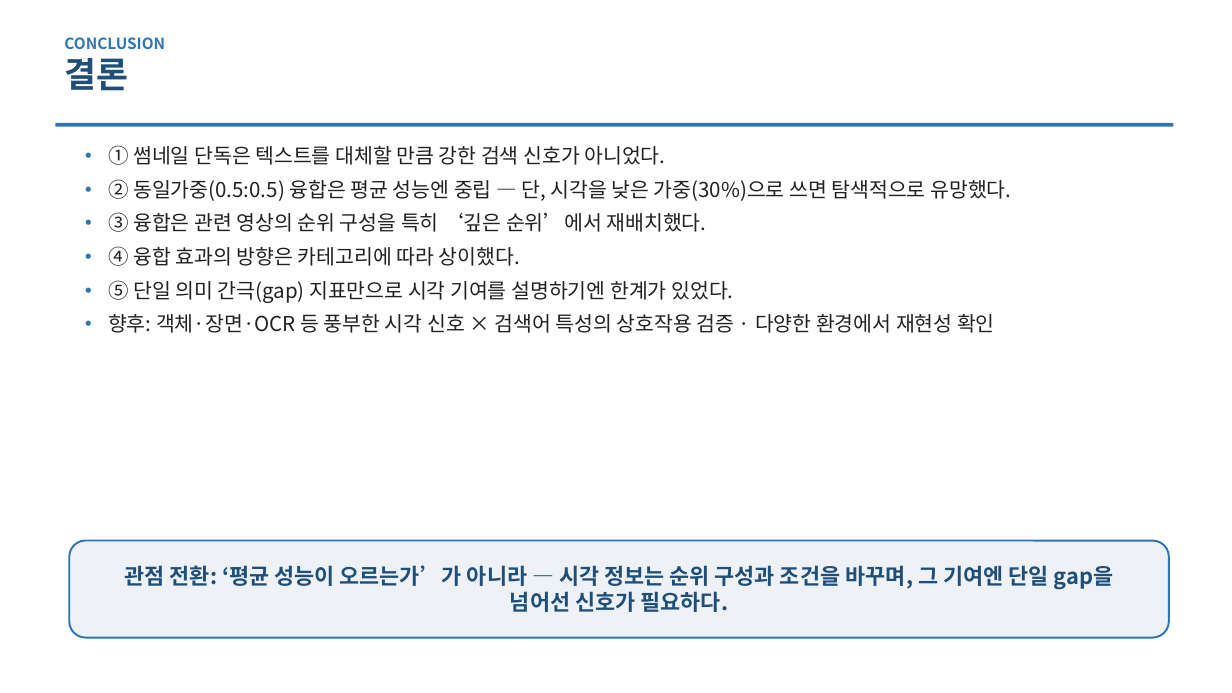
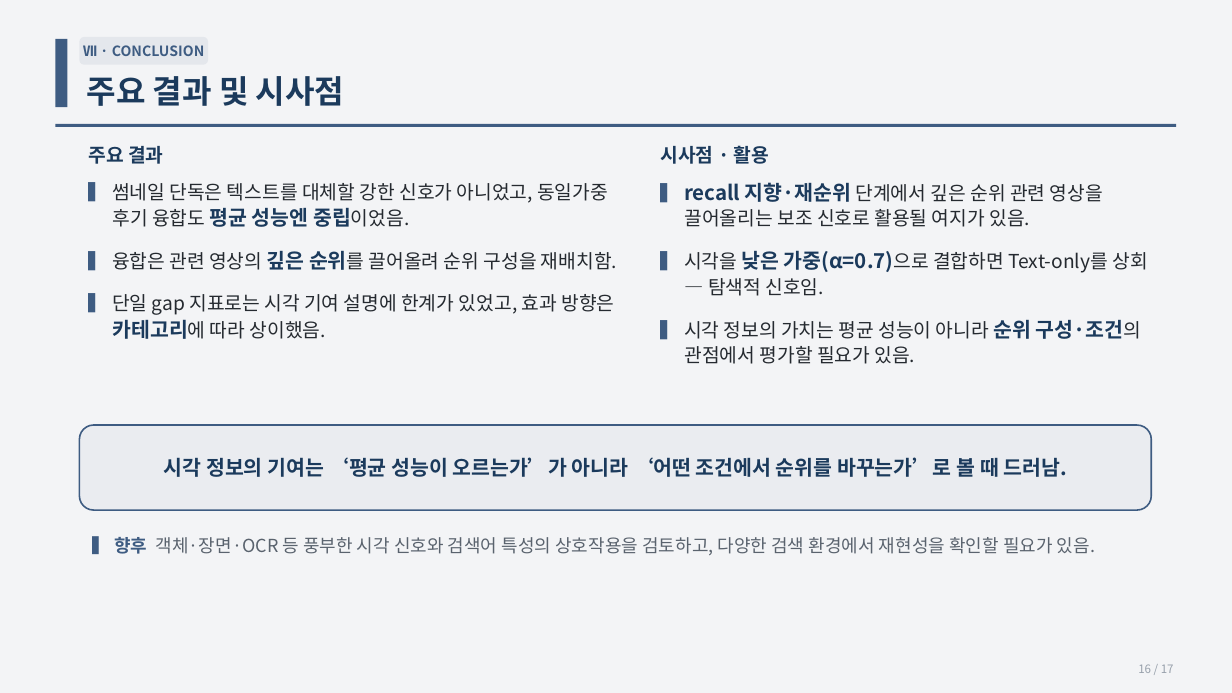
Before and after one commit to ThirdActiveDataExTech/thirdparty-metadata-ingestion, a slide deck: slide 16 of docs/research/P05_thumbnail_fusion/paper_KIICE_발표초안.pptx (slide 13 before the commit). Drawn at 1232x693 pixels with LibreOffice and Linux fonts; fonts in the diff are those of the drawing. Boxes give left, top, right and bottom in pixels: in the first picture for what was removed or moved away, otherwise in the second. Text is boxed around its words. In the diff, an @@ line names an element or a change of style, - is before the commit and + after.

```diff
--- a/docs/research/P05_thumbnail_fusion/paper_KIICE_발표초안.pptx
+++ b/docs/research/P05_thumbnail_fusion/paper_KIICE_발표초안.pptx
@@ background #FFFFFF to #F3F4F6 @@
@@ rectangle added at (55, 39, 67, 107), fill #3E5C82 @@
@@ text removed at (64, 37, 165, 91) @@
-CONCLUSION
-결론
@@ rounded rectangle added at (79, 37, 208, 65), fill #E4E7EC, 11 pt, text #3E5C82, bold @@
+Ⅶ · CONCLUSION
@@ text added at (87, 76, 344, 106), 25 pt, text #1B3A5C, bold @@
+주요 결과 및 시사점
@@ rectangle at (55, 124, 1177, 127): fill #2E75B6 to #3E5C82 @@
@@ text added at (89, 146, 163, 164), 15 pt, text #1B3A5C, bold @@
+주요 결과
@@ text added at (660, 145, 769, 164), 15 pt, text #1B3A5C, bold @@
+시사점 · 활용
@@ text at (112, 183, 617, 339): text changed; size 16 to 15 pt; text colour #222222 to #252A30 @@
-• ① 썸네일 단독은 텍스트를 대체할 만큼 강한 검색 신호가 아니었다.
-• ② 동일가중(0.5:0.5) 융합은 평균 성능엔 중립 — 단, 시각을 낮은 가중(30%)으로 쓰면 탐색적으로 유망했다.
-• ③ 융합은 관련 영상의 순위 구성을 특히 ‘깊은 순위’에서 재배치했다.
-• ④ 융합 효과의 방향은 카테고리에 따라 상이했다.
-• ⑤ 단일 의미 간극(gap) 지표만으로 시각 기여를 설명하기엔 한계가 있었다.
-• 향후: 객체·장면·OCR 등 풍부한 시각 신호 × 검색어 특성의 상호작용 검증 · 다양한 환경에서 재현성 확인
+▍ 썸네일 단독은 텍스트를 대체할 강한 신호가 아니었고, 동일가중 후기 융합도 평균 성능엔 중립이었음.
+▍ 융합은 관련 영상의 깊은 순위를 끌어올려 순위 구성을 재배치함.
+▍ 단일 gap 지표로는 시각 기여 설명에 한계가 있었고, 효과 방향은 카테고리에 따라 상이했음.
@@ text added at (684, 182, 1147, 364), 15 pt, text #252A30 @@
+▍ recall 지향·재순위 단계에서 깊은 순위 관련 영상을 끌어올리는 보조 신호로 활용될 여지가 있음.
+▍ 시각을 낮은 가중(α=0.7)으로 결합하면 Text‑only를 상회 — 탐색적 신호임.
+▍ 시각 정보의 가치는 평균 성능이 아니라 순위 구성·조건의 관점에서 평가할 필요가 있음.
@@ rounded rectangle added at (79, 425, 1152, 510), fill #EAECF0, outline #3E5C82 1.25 pt, 16 pt, text #1B3A5C, bold @@
+시각 정보의 기여는 ‘평균 성능이 오르는가’가 아니라 ‘어떤 조건에서 순위를 바꾸는가’로 볼 때 드러남.
@@ text added at (114, 537, 1095, 555), 14 pt, text #5A636E @@
+▍ 향후 객체·장면·OCR 등 풍부한 시각 신호와 검색어 특성의 상호작용을 검토하고, 다양한 검색 환경에서 재현성을 확인할 필요가 있음.
@@ rounded rectangle removed at (69, 541, 1169, 638) @@
-관점 전환: ‘평균 성능이 오르는가’가 아니라 — 시각 정보는 순위 구성과 조건을 바꾸며, 그 기여엔 단일 gap을 넘어선 신호가 필요하다.
@@ text added at (1138, 664, 1174, 673), 9 pt, text #97A0AB @@
+16 / 17
```
Also in this commit, not shown: 11 other slides changed, 6 slides added, 2 slides removed, 22 other files.
